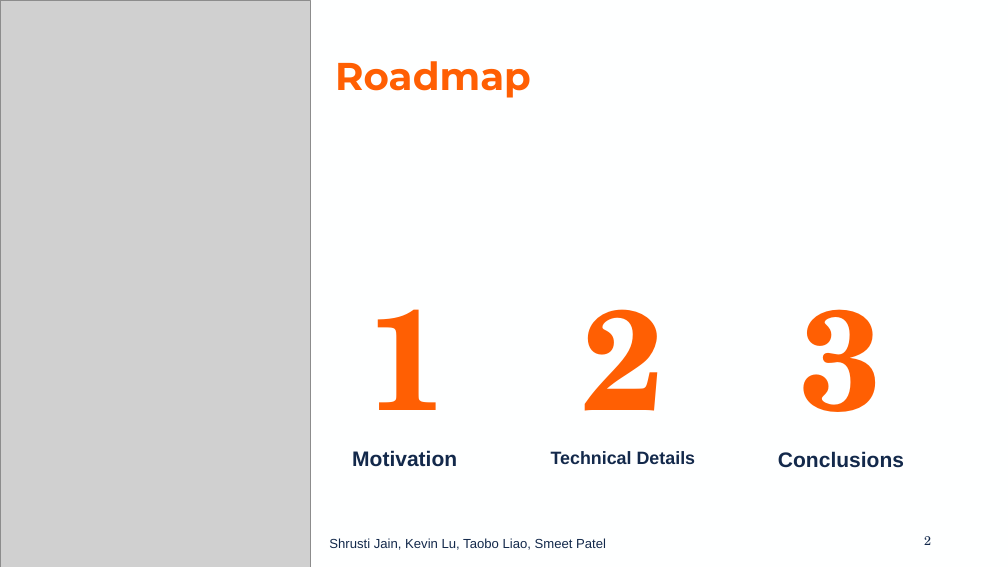
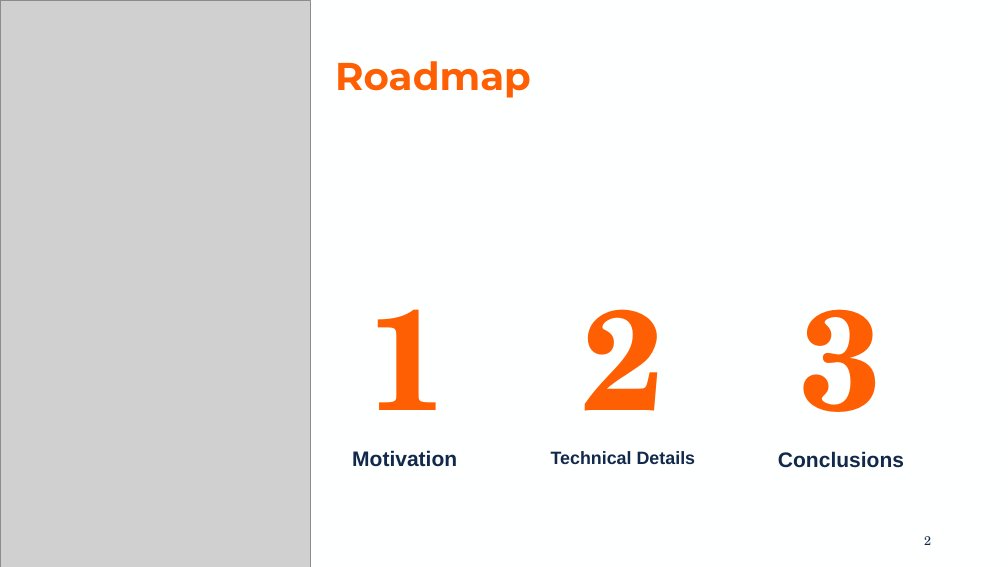
Before and after one commit to kslu2/Predicting_LA_Crimes, a slide deck: slide 2 of Project Presentation.pptx. Drawn at 1008x567 pixels with LibreOffice and Linux fonts; fonts in the diff are those of the drawing; grey boxes stand for pictures; background and template pictures are left out. Boxes give left, top, right and bottom in pixels: in the first picture for what was removed or moved away, otherwise in the second. Text is boxed around its words. In the diff, an @@ line names an element or a change of style, - is before the commit and + after.

```diff
--- a/Project Presentation.pptx
+++ b/Project Presentation.pptx
@@ text removed at (329,538,606,550) @@
-Shrusti Jain, Kevin Lu, Taobo Liao, Smeet Patel
```
Also in this commit, not shown: 19 other slides changed, 5 slides added, 4 slides removed, 3 other files.
